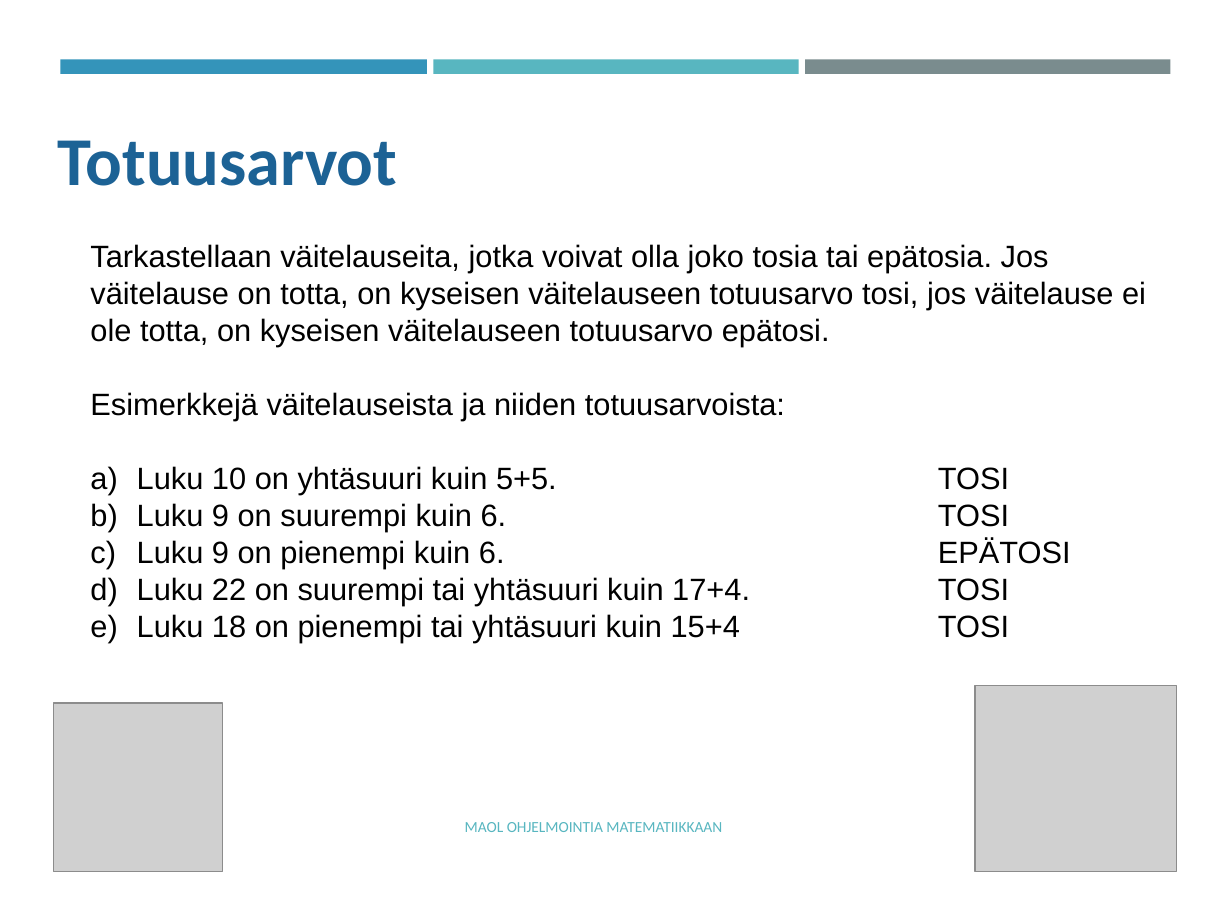
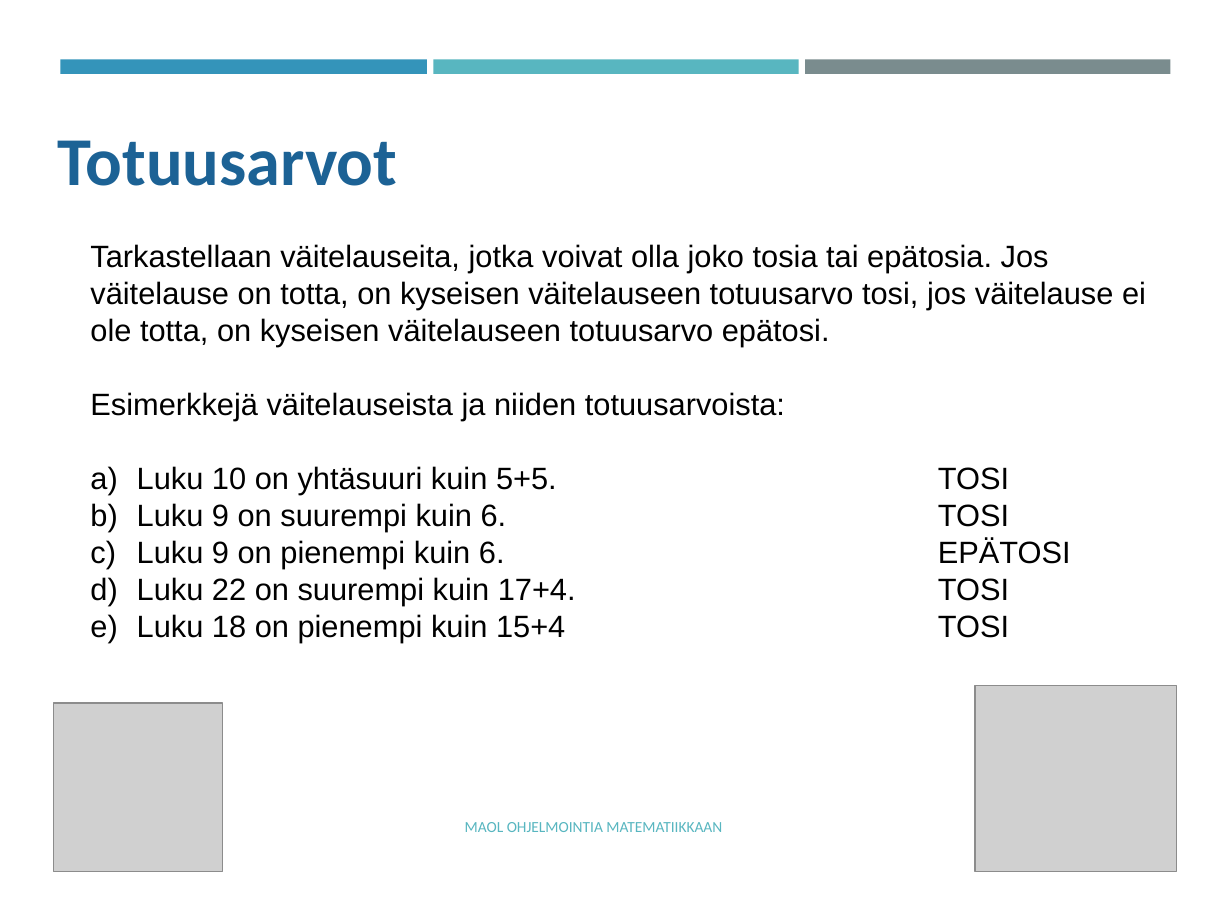
Before and after one commit to tyynetyyne/tyynetyyne.github.io, a slide deck: slide 7 of tehtavat/tiedostot/maol/power_point/Racket-MAOL-5-6-muuttujat.pptx. Drawn at 1232x924 pixels with LibreOffice and Linux fonts; fonts in the diff are those of the drawing; grey boxes stand for pictures. Boxes give left, top, right and bottom in pixels: in the first picture for what was removed or moved away, otherwise in the second. Text is boxed around its words. In the diff, an @@ line names an element or a change of style, - is before the commit and + after.

```diff
--- a/tehtavat/tiedostot/maol/power_point/Racket-MAOL-5-6-muuttujat.pptx
+++ b/tehtavat/tiedostot/maol/power_point/Racket-MAOL-5-6-muuttujat.pptx
@@ text at (137, 467, 1009, 642): text changed @@
-d) Luku 22 on suurempi tai yhtäsuuri kuin 17+4. TOSI
-e) Luku 18 on pienempi tai yhtäsuuri kuin 15+4 TOSI
+d) Luku 22 on suurempi kuin 17+4. TOSI
+e) Luku 18 on pienempi kuin 15+4 TOSI
```
Also in this commit, not shown: 9 other slides changed, 3 slides added, 1 slide removed.
